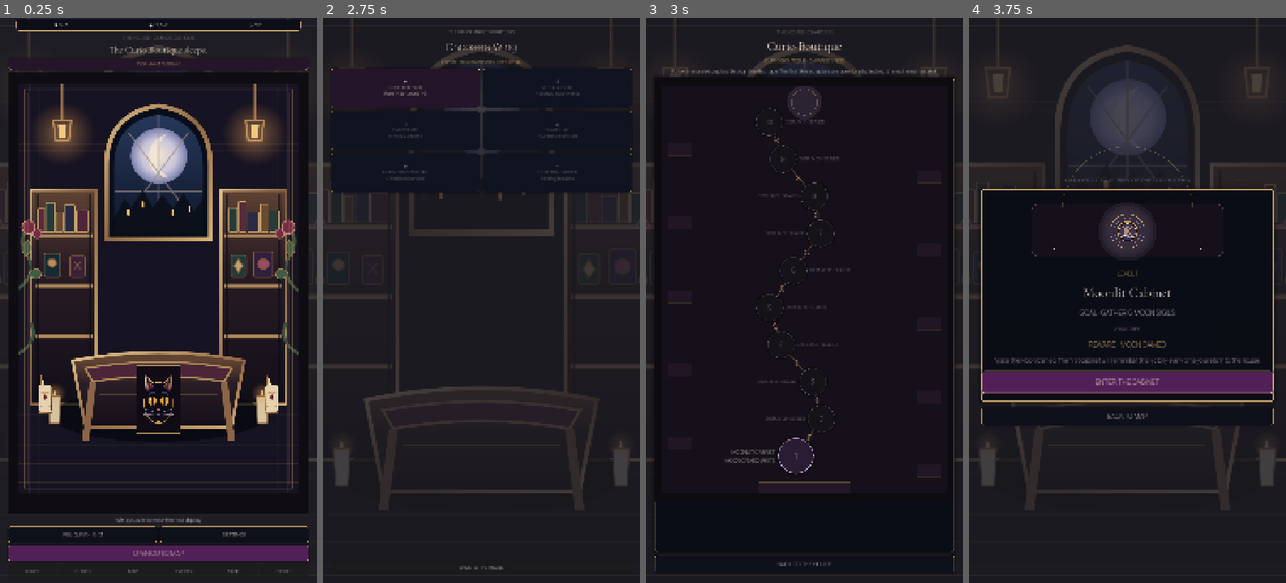
Above: before the commit, frames 1-4 (left to right).
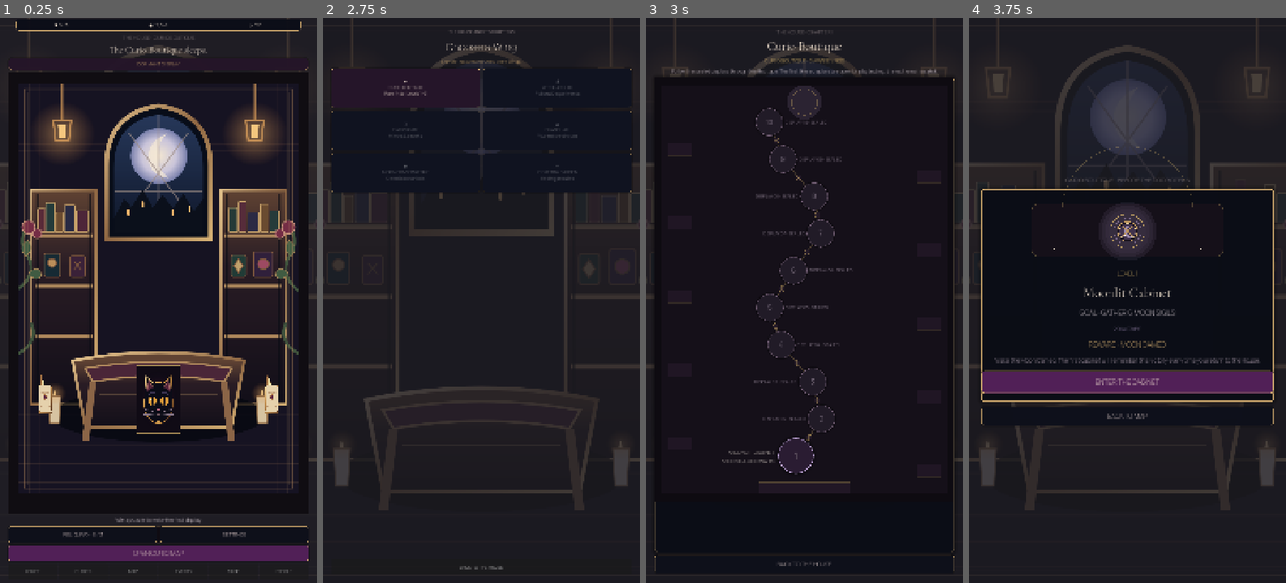
Above: after the commit, the same moments.

Repository: Jay-prodesign/akilta-match3
Game: Godot game, scene res://src/app/app_bootstrap.tscn
The game is run twice, just before and just after one commit, with the same random seed, the same clock (stepped at 60 frames per second) and the same inputs.
Inputs:
- Up to frame 1 (0.25 s): no input
- Up to frame 2 (2.75 s): click "RELIQUARY · 0 / 3" at 0.5 s; click "BACK TO THE HOUSE" at 1.25 s; click "OPEN CURIO MAP" at 2 s
- Up to frame 3 (3 s): click "✦ CURIO BOUTIQUE Rare finds ·…" at 2.75 s
- Up to frame 4 (3.75 s): click "1" at 3.5 s

Frames 1-2 are identical in both runs. In frame 3, 0.6% of the frame differs, in the area x 24-65%, y 15-79%; in frame 4, nothing differs.

Commit message:
polish(map): raise locked chapter route contrast and label readability

Diff:
--- a/src/ui/map/chapter_route_view.gd
+++ b/src/ui/map/chapter_route_view.gd
@@ -72,8 +72,8 @@
 		label.size = Vector2(245.0, 54.0)
 		label.vertical_alignment = VERTICAL_ALIGNMENT_CENTER
 		label.autowrap_mode = TextServer.AUTOWRAP_WORD_SMART
-		label.add_theme_font_size_override("font_size", 18 if level_number == 1 else 15)
-		label.add_theme_color_override("font_color", BONE if level_number == 1 else Color(0.58, 0.53, 0.61, 1))
+		label.add_theme_font_size_override("font_size", 19 if level_number == 1 else 16)
+		label.add_theme_color_override("font_color", BONE if level_number == 1 else Color("#B6A6B9"))
 		var on_right := center.x < route_width * 0.5
 		if on_right:
 			label.position = Vector2(center.x + diameter * 0.58, center.y - 27.0)
@@ -142,14 +142,14 @@
 		box.bg_color = Color("#2A1C32")
 		box.border_color = LILAC
 	else:
-		box.bg_color = Color("#151218")
-		box.border_color = Color(0.48, 0.42, 0.50, 0.30)
+		box.bg_color = Color("#211B27")
+		box.border_color = Color("#6E5B70")
 	button.add_theme_stylebox_override("normal", box)
 	button.add_theme_stylebox_override("hover", box)
 	button.add_theme_stylebox_override("pressed", box)
 	button.add_theme_stylebox_override("disabled", box)
 	button.add_theme_color_override("font_color", BONE if open else Color(0.55, 0.50, 0.57, 1))
-	button.add_theme_color_override("font_disabled_color", Color(0.55, 0.50, 0.57, 1))
+	button.add_theme_color_override("font_disabled_color", Color("#B6A6B9"))
 	button.add_theme_font_size_override("font_size", 33 if button.name == "Level1" else 24)
 
 func _draw() -> void:
